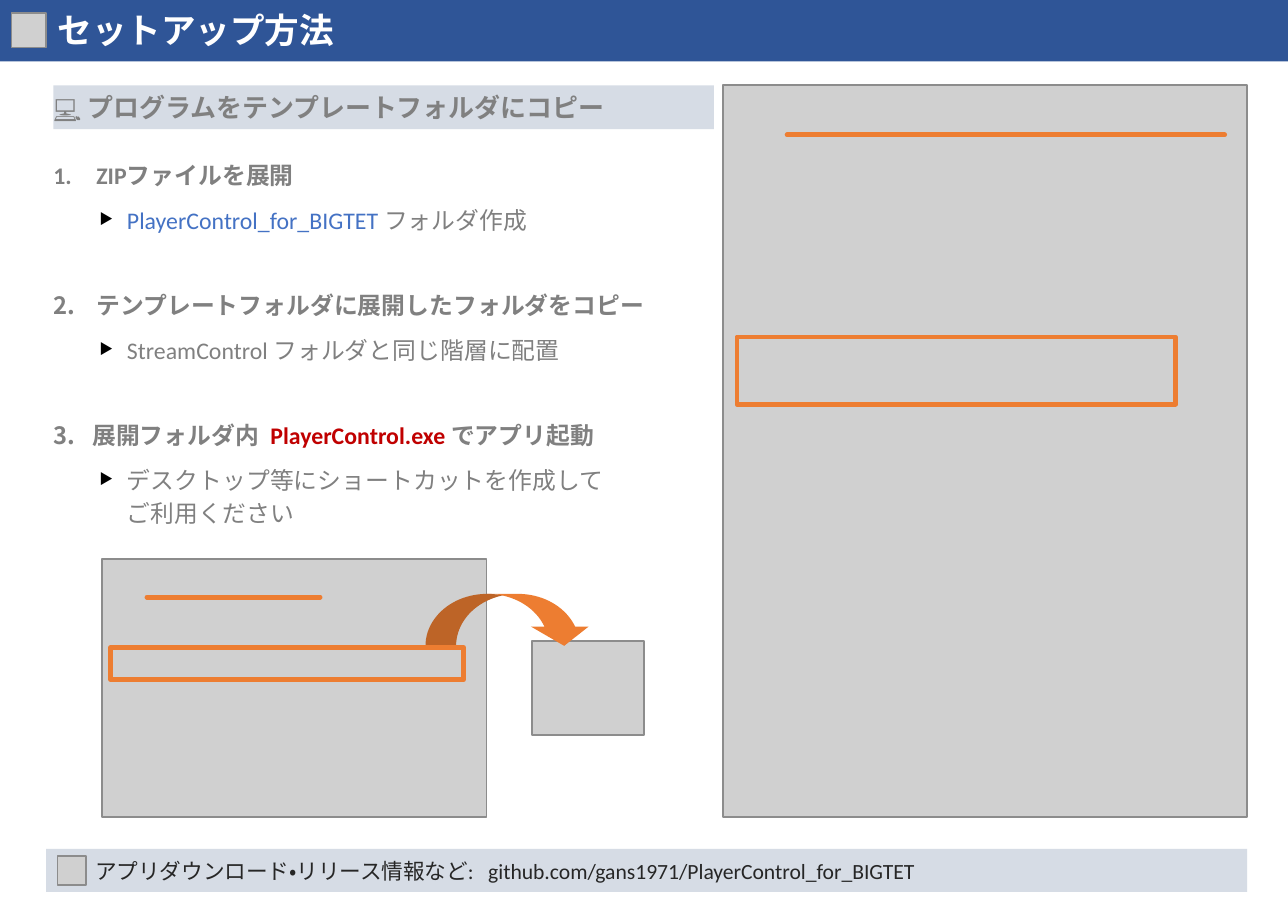
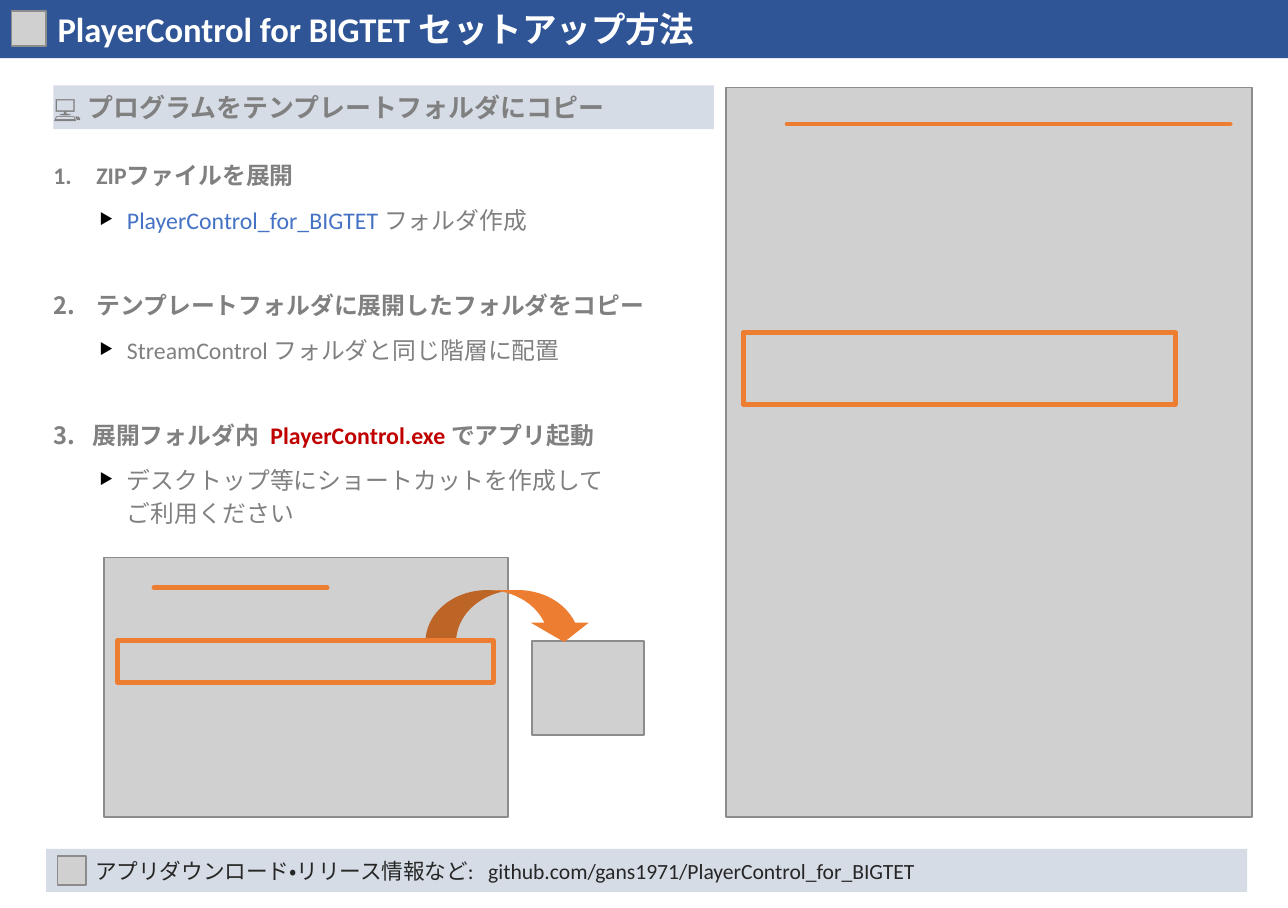
Before and after one commit to gans1971/PlayerControl_for_BIGTET, a slide deck: slide 2 of Manual/PlayerControlForBIGTET_QuickReference_v0.3.1.pptx. Drawn at 1288x908 pixels with LibreOffice and Linux fonts; fonts in the diff are those of the drawing; grey boxes stand for pictures. Boxes give left, top, right and bottom in pixels: in the first picture for what was removed or moved away, otherwise in the second. Text is boxed around its words. In the diff, an @@ line names an element or a change of style, - is before the commit and + after.

Commit message:
インストカード・セットアップマニュアル追加

```diff
--- a/Manual/PlayerControlForBIGTET_QuickReference_v0.3.1.pptx
+++ b/Manual/PlayerControlForBIGTET_QuickReference_v0.3.1.pptx
@@ text at [58, 12, 695, 48]: text changed @@
-セットアップ方法
+PlayerControl for BIGTET セットアップ方法
@@ picture: place and size @@
-picture at [723, 86, 1246, 818]
+picture at [726, 87, 1252, 816]
@@ line moved from (787, 135) - (1224, 135) to (787, 125) - (1230, 125) @@
@@ rectangle: place and size @@
-rectangle at [737, 336, 1176, 403]
+rectangle at [743, 333, 1174, 405]
@@ picture: place and size @@
-picture at [101, 559, 486, 818]
+picture at [104, 558, 509, 818]
@@ line moved from (146, 596) - (319, 596) to (154, 587) - (327, 587) @@
@@ rectangle: place and size @@
-rectangle at [111, 646, 463, 679]
+rectangle at [117, 640, 492, 682]
```
Also in this commit, not shown: 3 other files.
